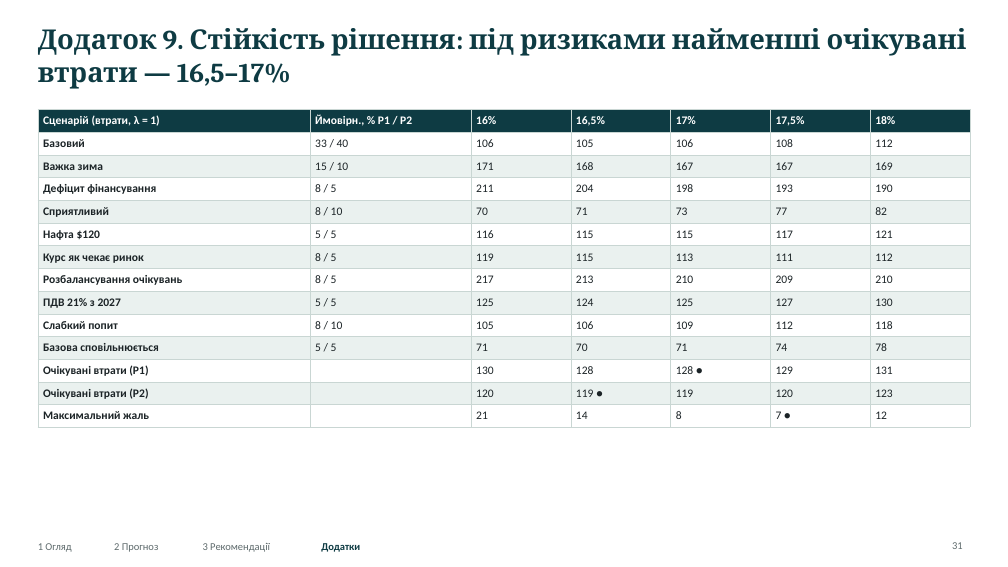
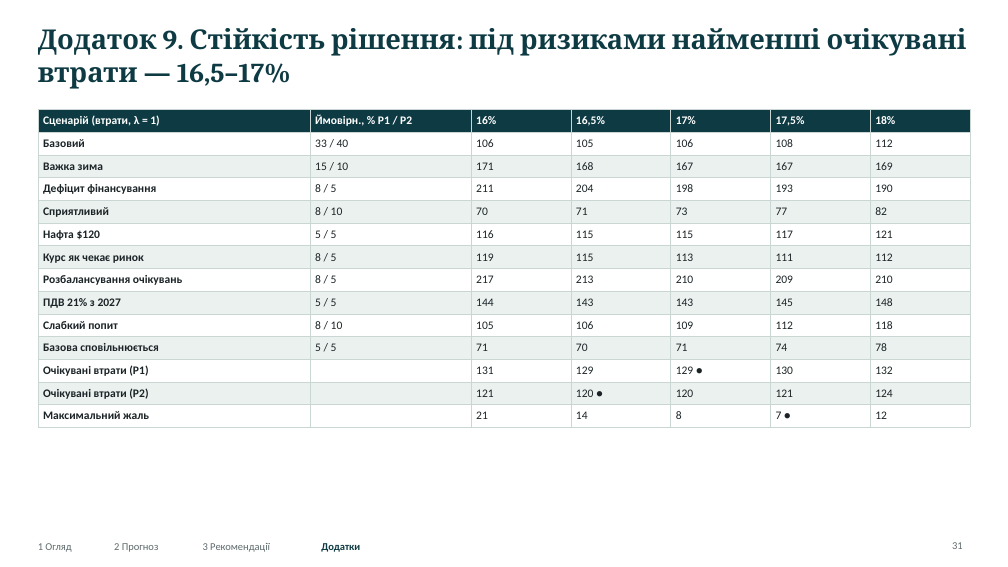
Before and after one commit to caplitt/nbu-challenge-2026, a slide deck: slide 31 of presentation/NBU_University_Challenge_2026.pptx. Drawn at 1008x567 pixels with LibreOffice and Linux fonts; fonts in the diff are those of the drawing. Boxes give left, top, right and bottom in pixels: in the first picture for what was removed or moved away, otherwise in the second. Text is boxed around its words. In the diff, an @@ line names an element or a change of style, - is before the commit and + after.

```diff
--- a/presentation/NBU_University_Challenge_2026.pptx
+++ b/presentation/NBU_University_Challenge_2026.pptx
@@ table at (38, 110, 970, 423) @@
-row 9: ПДВ 21% з 2027 | 5 / 5 | 125 | 124 | 125 | 127 | 130
+row 9: ПДВ 21% з 2027 | 5 / 5 | 144 | 143 | 143 | 145 | 148
-row 12: Очікувані втрати (P1) |  | 130 | 128 | 128 ● | 129 | 131
+row 12: Очікувані втрати (P1) |  | 131 | 129 | 129 ● | 130 | 132
-row 13: Очікувані втрати (P2) |  | 120 | 119 ● | 119 | 120 | 123
+row 13: Очікувані втрати (P2) |  | 121 | 120 ● | 120 | 121 | 124
```
Also in this commit, not shown: 2 other slides changed, 16 other files.
